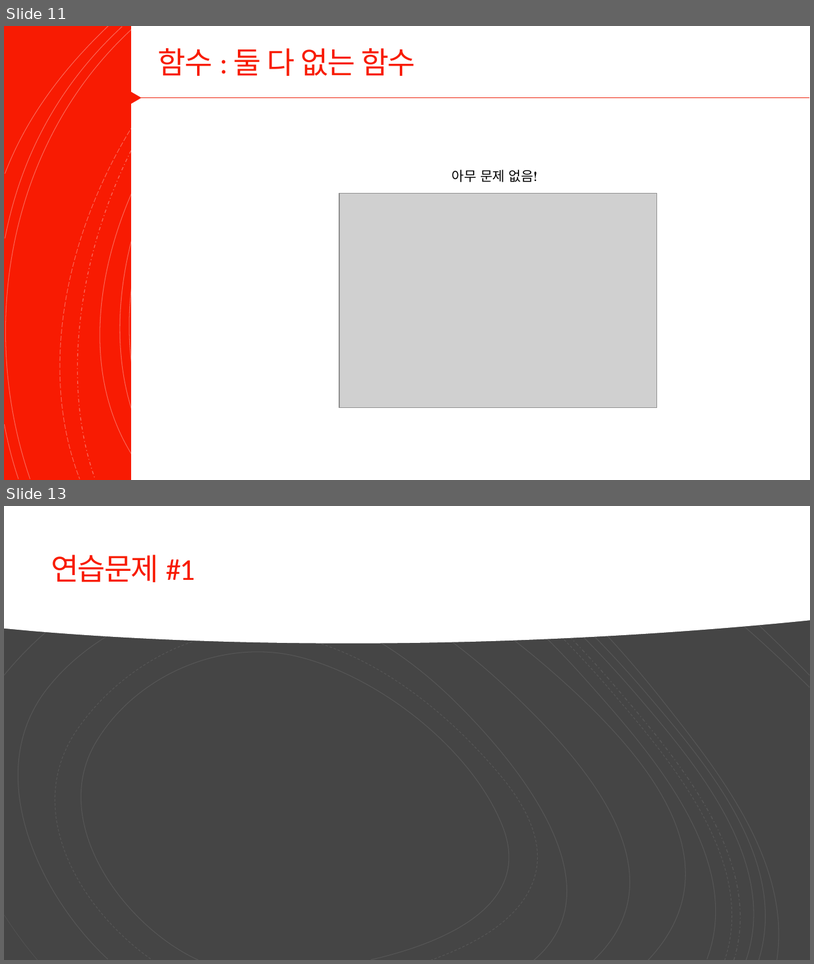
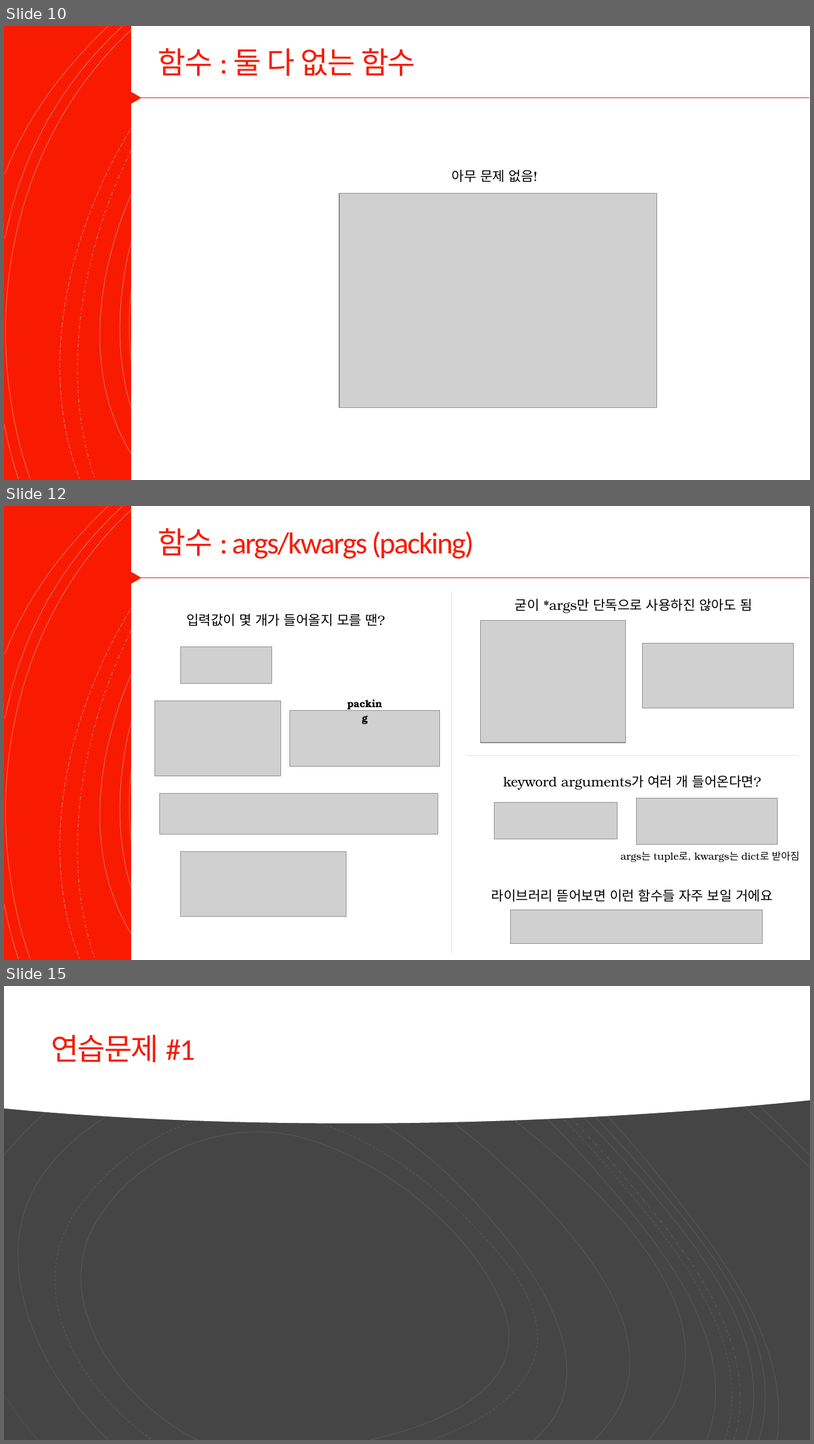
Before and after one commit to Valentine117/python_basic_class, a slide deck: 04장 프로그램의 입력과 출력은 어떻게 해야 할까.pptx. Shown one above the other, each under a label of ours: slides 11 and 13 before the commit, slides 10, 12 and 15 after it; the slides between them are not shown. The pictures are 814x964 and 814x1444 pixels, drawn with LibreOffice and Linux fonts; fonts in the diff are those of the drawing; grey boxes stand for pictures. Boxes give left, top, right and bottom in pixels: in the first picture for what was removed or moved away, otherwise in the second. Text is boxed around its words. In the diff, an @@ line names an element or a change of style, - is before the commit and + after.

```diff
--- a/04장 프로그램의 입력과 출력은 어떻게 해야 할까.pptx
+++ b/04장 프로그램의 입력과 출력은 어떻게 해야 할까.pptx
@@ slide 12 added at (4,506,810,960), background #FFFFFF; not listed: 16 template elements that a slide beside it also shows @@
@@ rectangle added at (4,506,810,960), fill #F81B02 @@
@@ group added at (4,506,809,960): 16 freeform shapes @@
@@ rectangle added at (131,506,810,960), fill #FFFFFF @@
@@ title added at (158,528,474,559), 36 pt, text #F81B02 @@
+함수 : args/kwargs (packing)
@@ triangle added at (125,567,141,588), fill #F81B02 @@
@@ line added from (141, 577) to (810, 577), #ED1A02 0.75 pt @@
@@ line added from (452, 591) to (452, 953), #E0E0E0 0.75 pt @@
@@ text added at (186,613,385,626), 16 pt, text #000000 @@
+입력값이 몇 개가 들어올지 모를 땐?
@@ text added at (515,598,753,613), 16 pt, text #000000 @@
+굳이 *args만 단독으로 사용하진 않아도 됨
@@ picture added at (481,621,626,742) @@
@@ picture added at (180,647,272,683) @@
@@ picture added at (643,643,794,709) @@
@@ picture added at (155,701,281,775) @@
@@ text added at (339,692,392,711), 12 pt, text #000000, bold @@
+packing
@@ picture added at (290,711,440,767) @@
@@ line added from (467, 755) to (798, 755), #E0E0E0 0.75 pt @@
@@ text added at (503,775,762,790), 16 pt, text #000000 @@
+keyword arguments가 여러 개 들어온다면?
@@ picture added at (159,793,438,833) @@
@@ picture added at (495,802,617,839) @@
@@ picture added at (637,798,778,844) @@
@@ picture added at (180,852,347,917) @@
@@ text added at (621,851,800,862), 12 pt, text #000000 @@
+args는 tuple로, kwargs는 dict로 받아짐
@@ text added at (492,889,773,901), 16 pt, text #000000 @@
+라이브러리 뜯어보면 이런 함수들 자주 보일 거에요
@@ picture added at (511,910,762,943) @@
@@ what was slide 11 is now slide 10 @@
@@ what was slide 13 is now slide 15 @@
```
Also in this commit, not shown: 1 slide changed, 2 other slides added, 1 slide removed.
